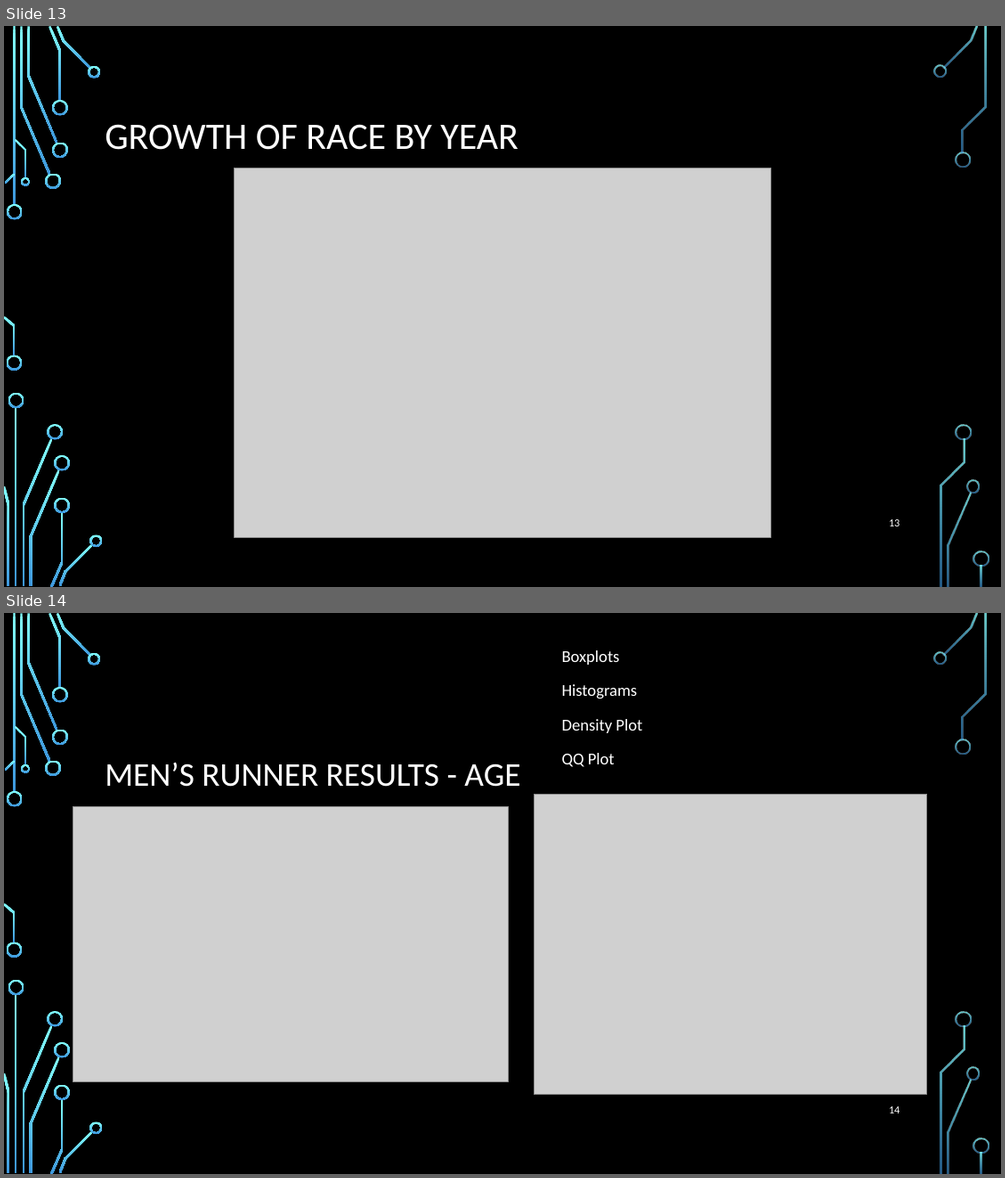
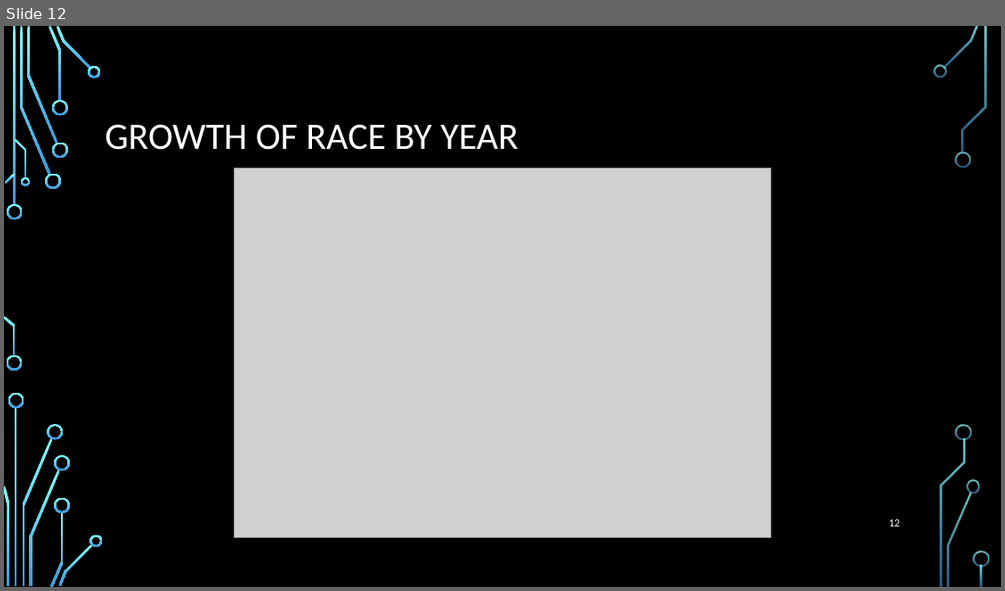
Before and after one commit to elkinst65/QTW_08, a slide deck: infographic.pptx. Shown one above the other, each under a label of ours: slides 13 and 14 before the commit, slide 12 after it. The pictures are 1005x1178 and 1005x591 pixels, drawn with LibreOffice and Linux fonts; fonts in the diff are those of the drawing; grey boxes stand for pictures; background and template pictures are left out. Boxes give left, top, right and bottom in pixels: in the first picture for what was removed or moved away, otherwise in the second. Text is boxed around its words. In the diff, an @@ line names an element or a change of style, - is before the commit and + after.

```diff
--- a/infographic.pptx
+++ b/infographic.pptx
@@ slide 14 removed at (4,613,1001,1174), background picture (left out); not listed: 36 template elements that a slide beside it also shows @@
@@ text removed at (562,650,642,767) @@
-Boxplots
-Histograms
-Density Plot
-QQ Plot
@@ title removed at (105,762,520,787) @@
-MEN’S RUNNER RESULTS - AGE
@@ picture removed at (534,794,928,1094) @@
@@ picture removed at (73,806,508,1082) @@
@@ page number removed at (889,1106,899,1113) @@
-14
@@ what was slide 13 is now slide 12 @@
@@ page number at (889,519,899,526): text changed @@
-13
+12
```
Also in this commit, not shown: 6 slides changed, 2 slides added, 1 other slide removed.
